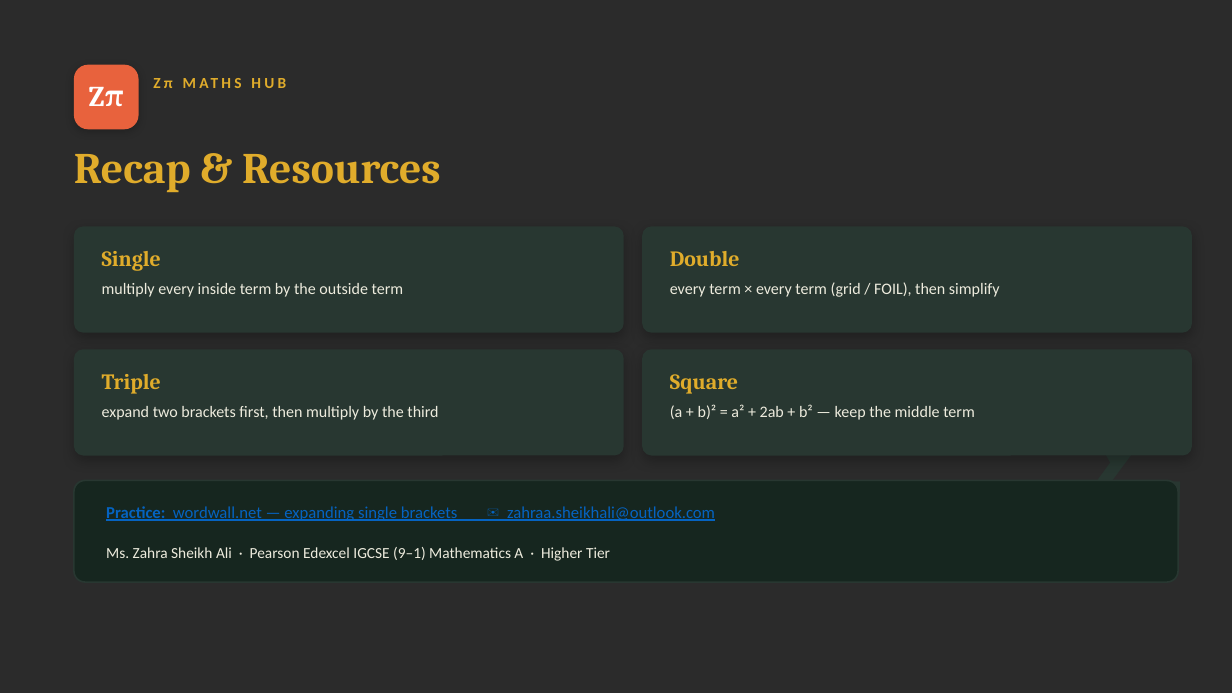
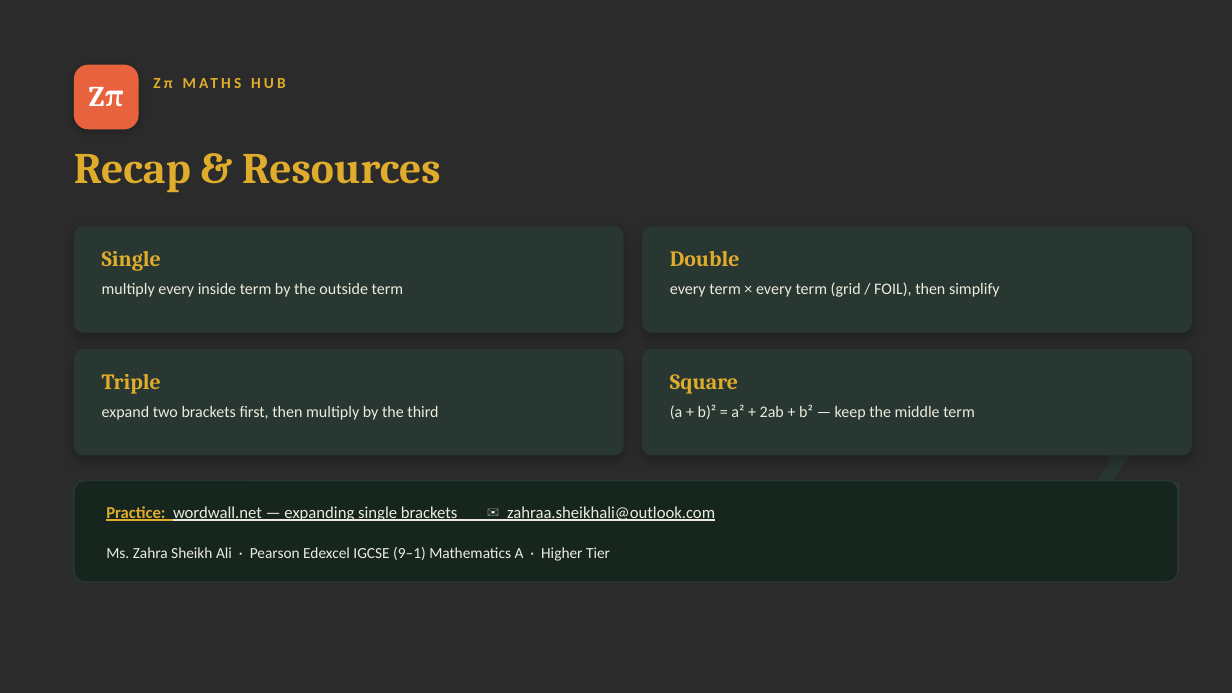
Before and after one commit to zahraasheikhali/math-hub, a slide deck: slide 12 of slides/1__Expanding_Brackets.pptx. Drawn at 1232x693 pixels with LibreOffice and Linux fonts; fonts in the diff are those of the drawing; background and template pictures are left out; a plain dark background stands for a picture behind light text. Boxes give left, top, right and bottom in pixels: in the first picture for what was removed or moved away, otherwise in the second. Text is boxed around its words. In the diff, an @@ line names an element or a change of style, - is before the commit and + after.

Commit message:
add

```diff
--- a/slides/1__Expanding_Brackets.pptx
+++ b/slides/1__Expanding_Brackets.pptx
@@ text "Practice: wordwall.net — expanding single ..." at box(106, 506, 715, 521): text colour #0563C1 to #E0AC2B in "Practice:"; text colour #0563C1 to #EDEBDD in "wordwall.net — expanding single brackets ✉ zahraa.sheikhali@ ..." @@
```
Also in this commit, not shown: 3 other slides changed.
